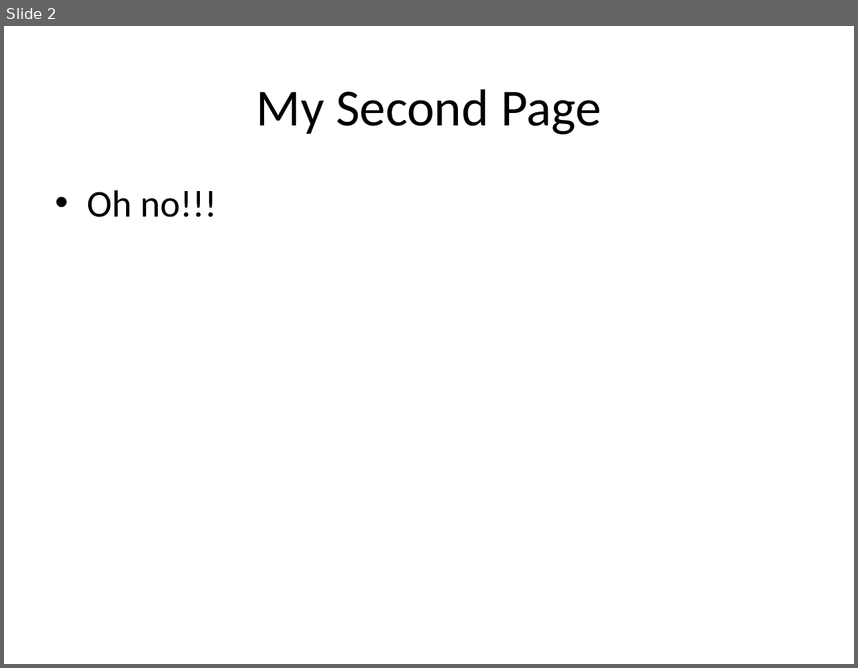
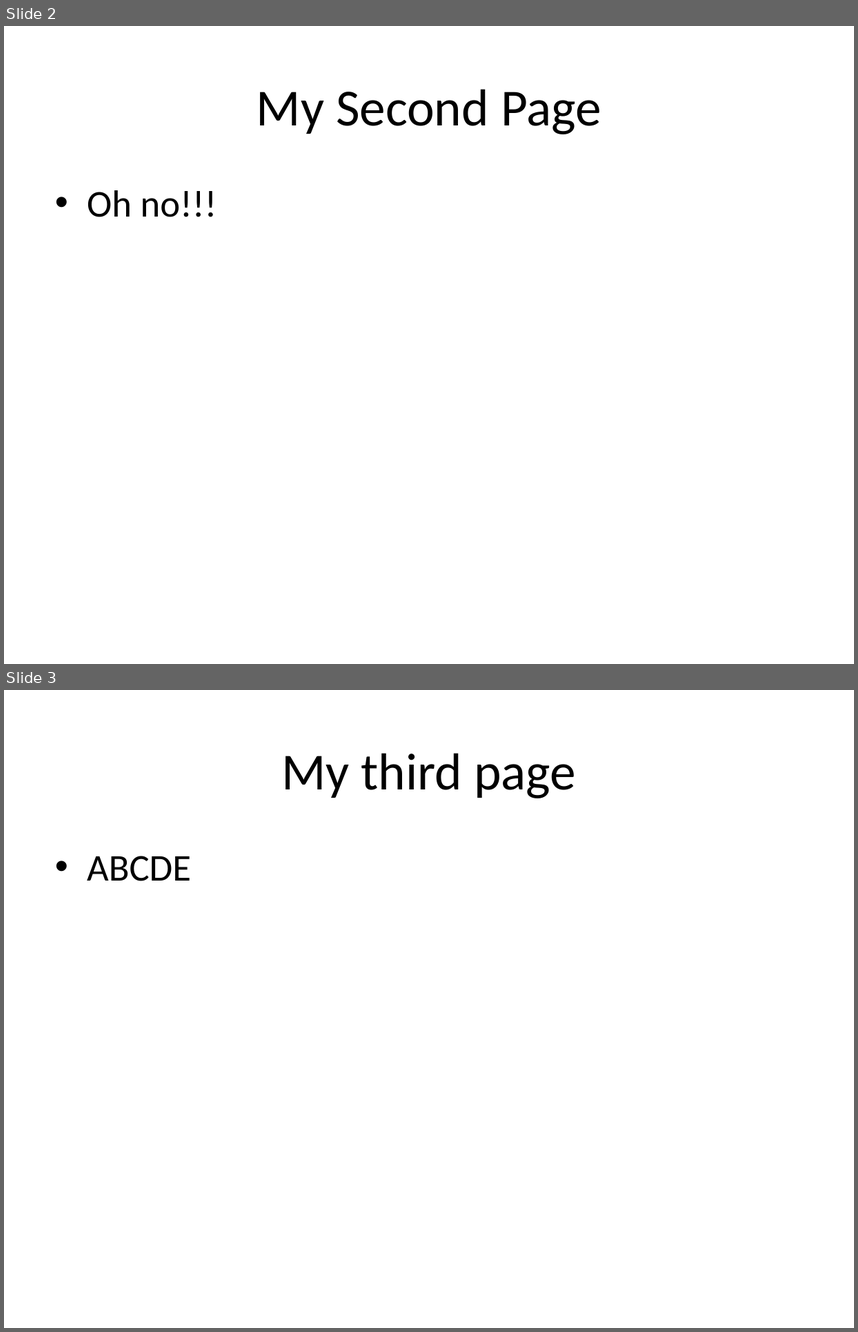
Before and after one commit to monstrotac/JsonConverterProject, a slide deck: JsonConverter/src/main/resources/OutputFolder/test.pptx. Shown one above the other, each under a label of ours: slide 2 before the commit, slides 2 and 3 after it. The pictures are 858x668 and 858x1332 pixels, drawn with LibreOffice and Linux fonts; fonts in the diff are those of the drawing. Boxes give left, top, right and bottom in pixels: in the first picture for what was removed or moved away, otherwise in the second. Text is boxed around its words. In the diff, an @@ line names an element or a change of style, - is before the commit and + after.

Commit message:
Push of an edited version of Slides

```diff
--- a/JsonConverter/src/main/resources/OutputFolder/test.pptx
+++ b/JsonConverter/src/main/resources/OutputFolder/test.pptx
@@ slide 3 added at box(4, 690, 854, 1328), background #FFFFFF @@
@@ title added at box(281, 753, 576, 798), 44 pt, text #000000 @@
+My third page
@@ text added at box(87, 856, 191, 881), 32 pt, text #000000 @@
+• ABCDE
```
Also in this commit, not shown: 11 other files.
